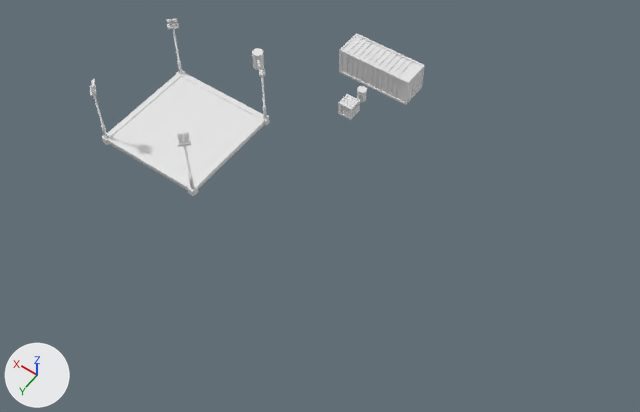
Renders of the Blender file Assets/Models/RAW/Structures.blend from each side of a commit.
The view is the same before and after, from a 50 mm lens placed at (-39.6, 35.8, 56.3), pointed at (-14.3, 0.4, 0.7). The lights are fixed; the arrows at lower left show +X, +Y and +Z.

Names of what the first picture shows: 'Cylinder', 'Floodlight_Poles', 'Large Cargo Container', 'Platform_Base', 'Unit Size Ref', 'Wood Crate 1'.
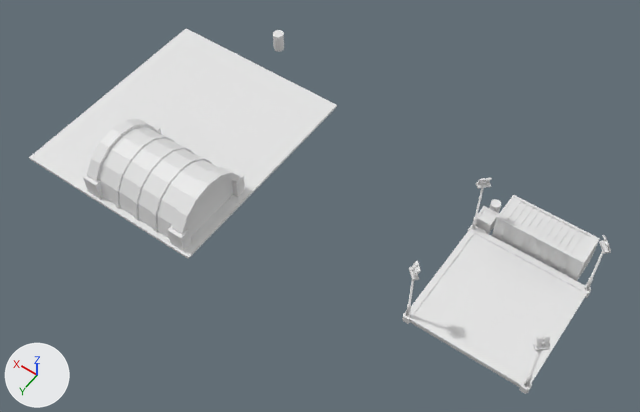
What differs and where, as boxes [x1, y1, x2, y2] in the pictures (640 x 412 px):
'Platform_Base', moved
    before: [102, 70, 269, 196]
    after: [402, 225, 591, 394]
'Building Footprint', added
    after: [29, 28, 337, 259]
'Cylinder', reshaped, moved, modifiers changed
    before: [357, 86, 367, 102]
    after: [83, 118, 245, 252]
'Large Cargo Container', moved
    before: [339, 33, 425, 105]
    after: [492, 195, 600, 281]
'Floodlight_Poles', moved
    before: [90, 19, 267, 189]
    after: [406, 178, 611, 387]
'Wood Crate 1', moved
    before: [338, 94, 360, 120]
    after: [476, 206, 499, 234]
'Unit Size Ref', moved
    before: [252, 48, 264, 70]
    after: [273, 30, 284, 52]
'Barrel', added
    after: [489, 199, 501, 213]

Edits to the bpy script that builds the scene:
```text
Add me_cylinder_004:
    me_cylinder_004.from_pydata(...)  # 170 vertices, 157 faces; spans x 0.0..5.14, y -3.79..3.79, z -0.65..3.75
Add me_cube_026:
    me_cube_026.from_pydata(...)  # a box spanning x -8.8..8.8, y -10.0..10.0, z -0.1..0.1
Change ob_unit_size_ref:
    ob_unit_size_ref.location: (0.0, -10.0, 0.0) -> (0.0, -13.06, 0.0)
Change ob_large_cargo_container:
    ob_large_cargo_container.location: (-10.0, -15.0, 0.0) -> (-30.35, -6.57, 0.0)
Change ob_wood_crate_1:
    ob_wood_crate_1.location: (-10.0, -10.0, 0.0) -> (-25.73, -6.01, 0.0)
Change ob_floodlight_poles:
    ob_floodlight_poles.location: (0.0, 0.0, 0.0) -> (-30.09, 0.0, 0.0)
Change ob_platform_base:
    ob_platform_base.location: (0.0, 0.0, 0.3) -> (-30.09, 0.0, 0.3)
Change ob_cylinder:
    ob_cylinder: bpy.data.objects.new('Cylinder', me_cylinder_002) -> bpy.data.objects.new('Cylinder', me_cylinder_004)
    ob_cylinder.location: (-10.0, -12.0, 0.6) -> (-3.0, 6.0, 0.65)
    add _m = ob_cylinder.modifiers.new('Mirror', 'MIRROR')
Add ob_building_footprint:
    ob_building_footprint = bpy.data.objects.new('Building Footprint', me_cube_026)
    ob_building_footprint.location = (0.0, 0.0, 0.05)
Add ob_barrel:
    ob_barrel = bpy.data.objects.new('Barrel', me_cylinder_002)
    ob_barrel.location = (-25.68, -7.56, 0.6)
```
